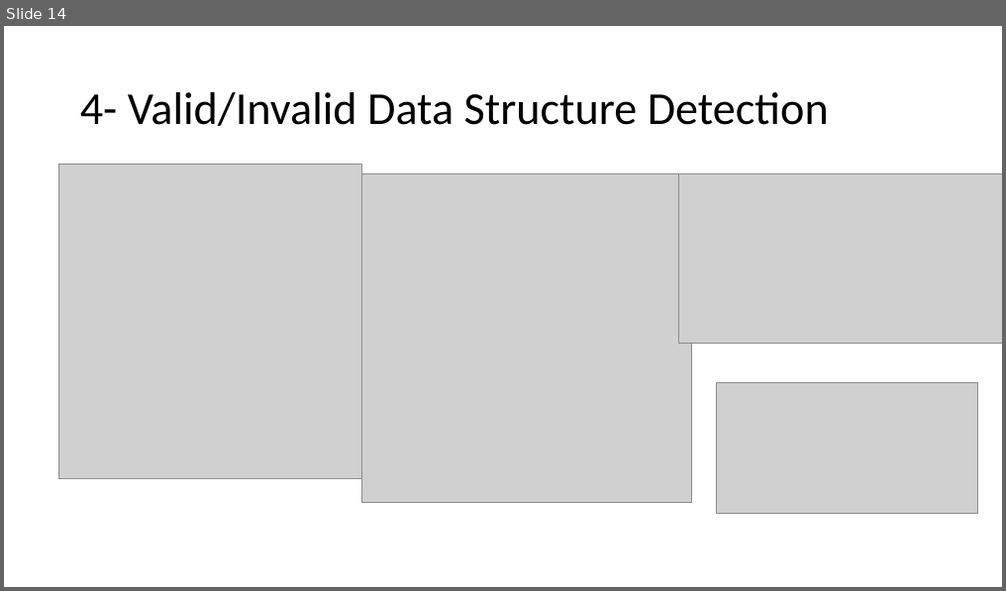
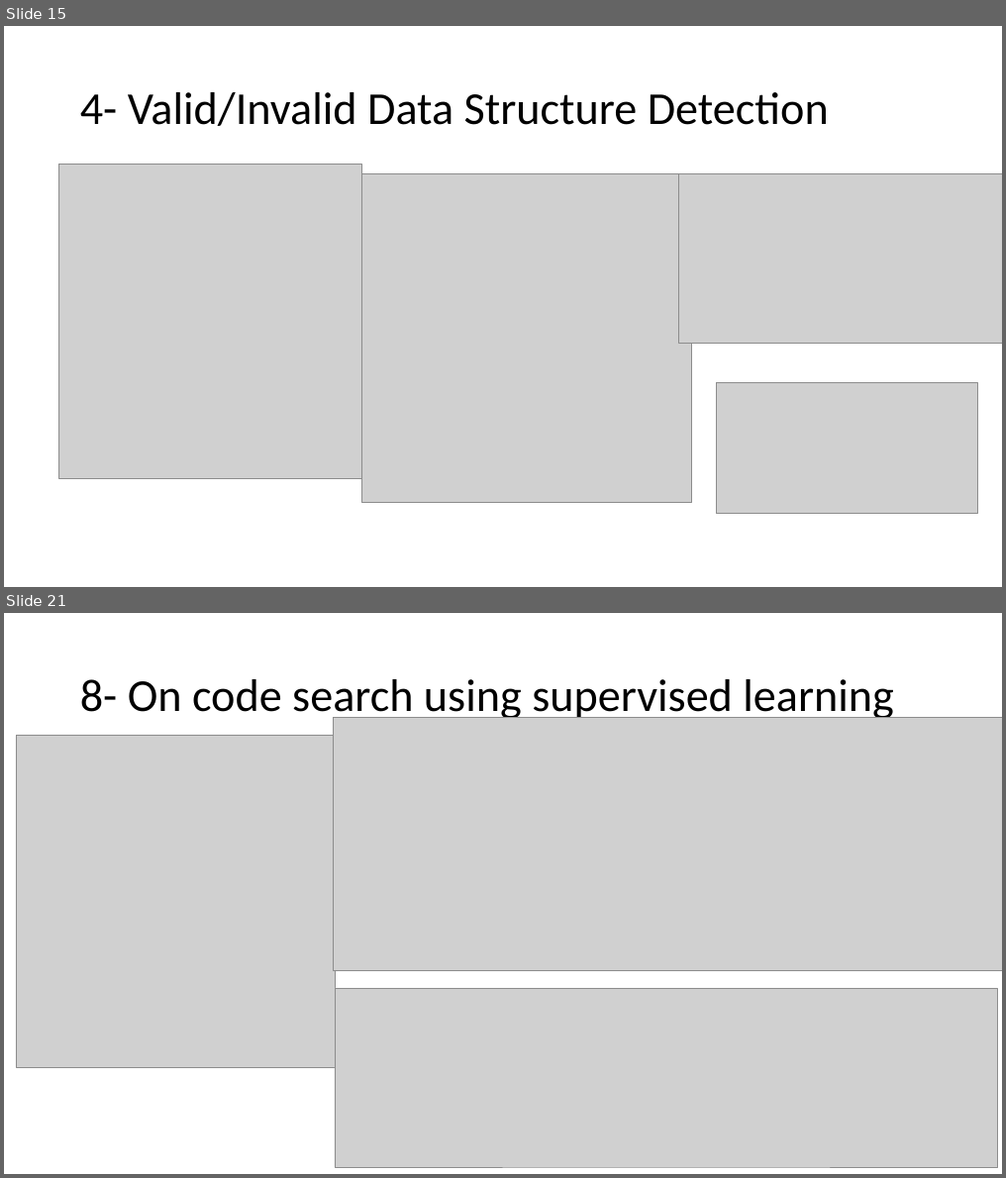
Before and after one commit to AhmadM-DL/SEML, a slide deck: SEML.pptx. Shown one above the other, each under a label of ours: slide 14 before the commit, slides 15 and 21 after it; the slides between them are not shown. The pictures are 1006x591 and 1006x1178 pixels, drawn with LibreOffice and Linux fonts; fonts in the diff are those of the drawing; grey boxes stand for pictures. Boxes give left, top, right and bottom in pixels: in the first picture for what was removed or moved away, otherwise in the second. Text is boxed around its words. In the diff, an @@ line names an element or a change of style, - is before the commit and + after.

```diff
--- a/SEML.pptx
+++ b/SEML.pptx
@@ slide 21 added at box(4, 613, 1002, 1174), background #FFFFFF @@
@@ title added at box(80, 679, 894, 723), 44 pt, text #000000 @@
+8- On code search using supervised learning
@@ picture added at box(334, 718, 1002, 970) @@
@@ picture added at box(16, 736, 335, 1068) @@
@@ picture added at box(335, 988, 997, 1167) @@
@@ what was slide 14 is now slide 15 @@
```
Also in this commit, not shown: 7 other slides added, 1 other file.
